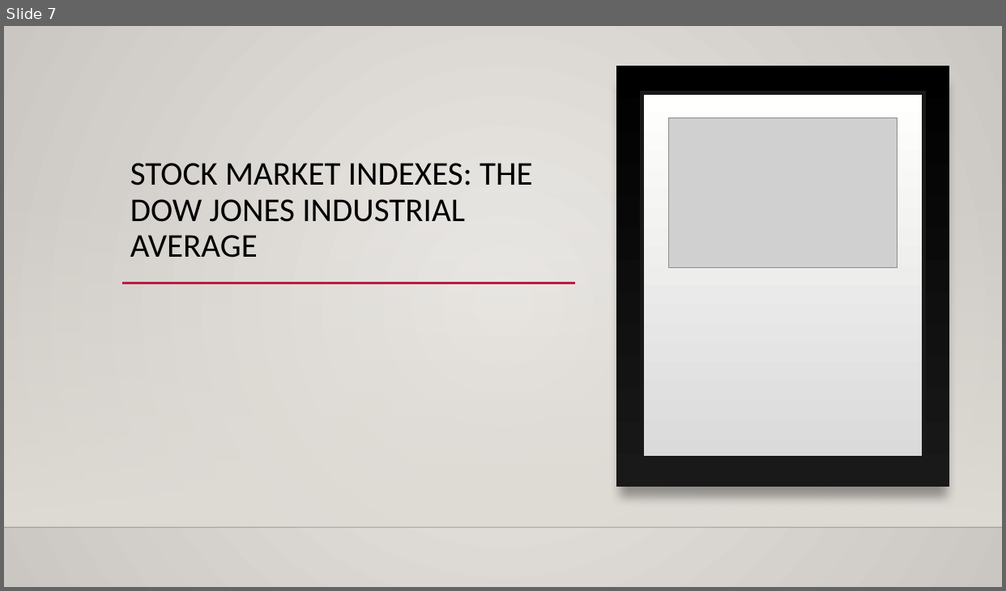
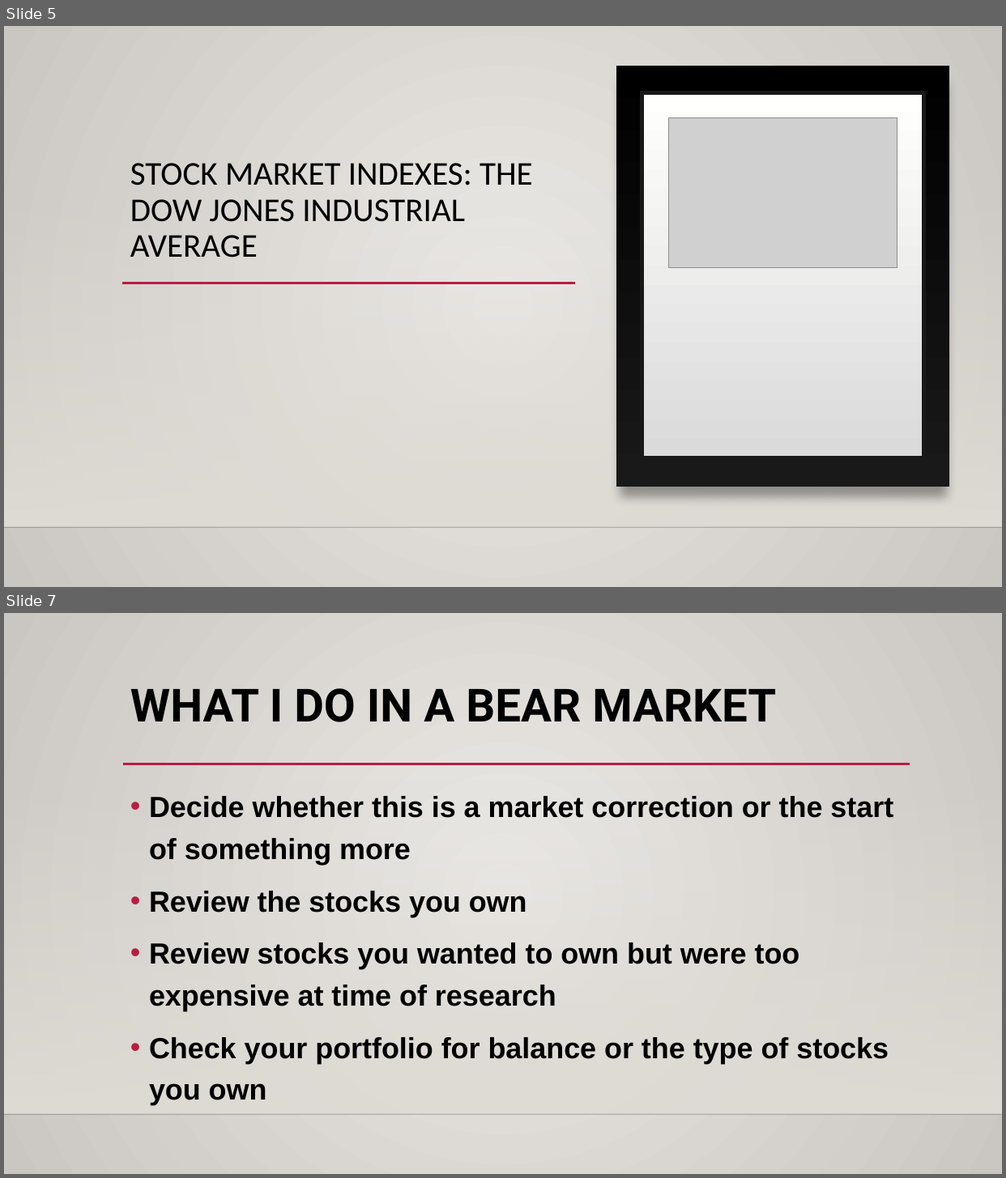
Before and after one commit to Gracewj/615-officer-, a slide deck: Officer.pptx. Shown one above the other, each under a label of ours: slide 7 before the commit, slides 5 and 7 after it; the slides between them are not shown. The pictures are 1006x591 and 1006x1178 pixels, drawn with LibreOffice and Linux fonts; fonts in the diff are those of the drawing; grey boxes stand for pictures; background and template pictures are left out. Boxes give left, top, right and bottom in pixels: in the first picture for what was removed or moved away, otherwise in the second. Text is boxed around its words. In the diff, an @@ line names an element or a change of style, - is before the commit and + after.

Commit message:
Add Slide 7 and 8

```diff
--- a/Officer.pptx
+++ b/Officer.pptx
@@ slide 7 added at bbox=[4, 613, 1002, 1174], background gradient #ECEAE7 to #CAC7C1; not listed: 2 template elements that a slide beside it also shows @@
@@ title added at bbox=[130, 688, 776, 722], 44 pt, text #000000, bold @@
+WHAT I DO IN A BEAR MARKET
@@ line added from (123, 764) to (910, 764), #B71E42 2.5 pt @@
@@ text added at bbox=[149, 796, 893, 1064], 28 pt, text #000000, bold @@
+• Decide whether this is a market correction or the start of something more
+• Review the stocks you own
+• Review stocks you wanted to own but were too expensive at time of research
+• Check your portfolio for balance or the type of stocks you own
@@ what was slide 7 is now slide 5 @@
```
Also in this commit, not shown: 2 slides changed, 1 other slide added, 2 slides removed, 6 other files.
